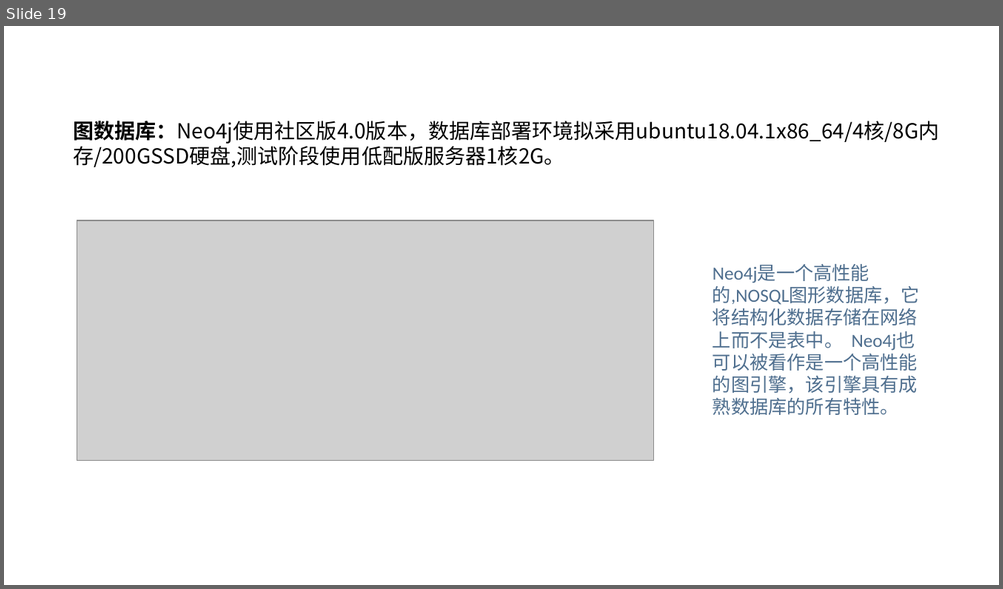
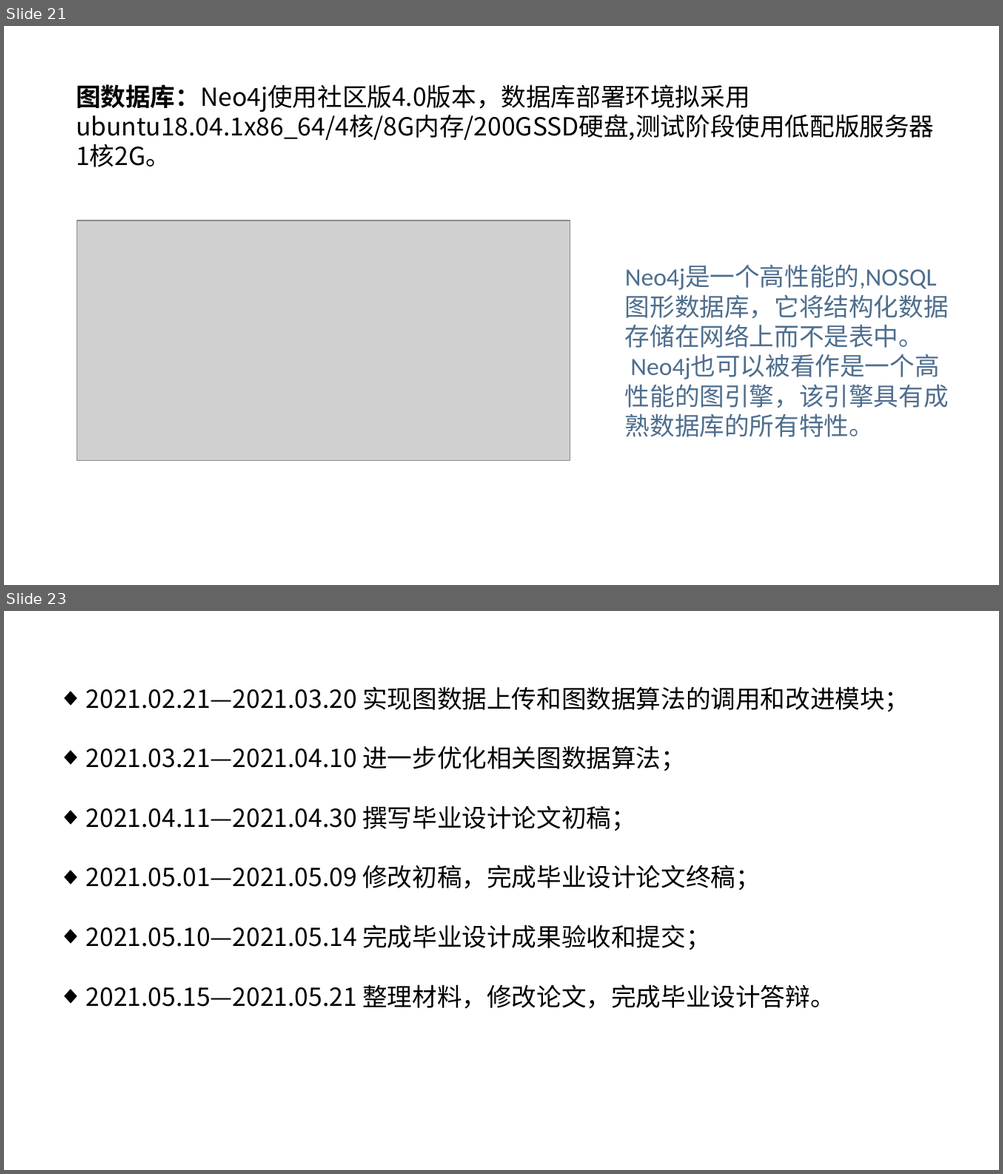
Before and after one commit to chendaye/Interview_xmind, a slide deck: graduate/开题报告-陈小龙.pptx. Shown one above the other, each under a label of ours: slide 19 before the commit, slides 21 and 23 after it; the slides between them are not shown. The pictures are 1003x589 and 1003x1174 pixels, drawn with LibreOffice and Linux fonts; fonts in the diff are those of the drawing; grey boxes stand for pictures. Boxes give left, top, right and bottom in pixels: in the first picture for what was removed or moved away, otherwise in the second. Text is boxed around its words. In the diff, an @@ line names an element or a change of style, - is before the commit and + after.

```diff
--- a/graduate/开题报告-陈小龙.pptx
+++ b/graduate/开题报告-陈小龙.pptx
@@ slide 23 added at <box>4,611,999,1170</box>, background #FFFFFF @@
@@ text added at <box>86,686,909,1009</box>, 24 pt, text #000000 @@
+◆ 2021.02.21—2021.03.20 实现图数据上传和图数据算法的调用和改进模块；
+◆ 2021.03.21—2021.04.10 进一步优化相关图数据算法；
+◆ 2021.04.11—2021.04.30 撰写毕业设计论文初稿；
+◆ 2021.05.01—2021.05.09 修改初稿，完成毕业设计论文终稿；
+◆ 2021.05.10—2021.05.14 完成毕业设计成果验收和提交；
+◆ 2021.05.15—2021.05.21 整理材料，修改论文，完成毕业设计答辩。
@@ what was slide 19 is now slide 21 @@
@@ slide 21 changed as well @@
@@ text "图数据库：Neo4j使用社区版4.0版本，数据库部署环境拟采用ubuntu18.04.1x86_64/4核/8G内存/2 ...": place and size @@
-text "图数据库：Neo4j使用社区版4.0版本，数据库部署环境拟采用ubuntu18.04.1x86_64/4核/8G内存/2 ..." at <box>73,121,939,167</box>
+text "图数据库：Neo4j使用社区版4.0版本，数据库部署环境拟采用ubuntu18.04.1x86_64/4核/8G内存/2 ..." at <box>76,84,933,167</box>
@@ text "图数据库：Neo4j使用社区版4.0版本，数据库部署环境拟采用ubuntu18.04.1x86_64/4核/8G内存/2 ..." at <box>76,84,933,167</box>: size 20 to 24 pt @@
@@ picture: place and size @@
-picture at <box>77,221,654,461</box>
+picture at <box>77,221,570,461</box>
@@ text "Neo4j是一个高性能的,NOSQL图形数据库，它将结构化数据存储在网络上而不是表中。 Neo4j也可以被看作是一个高性 ...": place and size @@
-text "Neo4j是一个高性能的,NOSQL图形数据库，它将结构化数据存储在网络上而不是表中。 Neo4j也可以被看作是一个高性 ..." at <box>712,283,919,415</box>
+text "Neo4j是一个高性能的,NOSQL图形数据库，它将结构化数据存储在网络上而不是表中。 Neo4j也可以被看作是一个高性 ..." at <box>625,266,948,437</box>
@@ text "Neo4j是一个高性能的,NOSQL图形数据库，它将结构化数据存储在网络上而不是表中。 Neo4j也可以被看作是一个高性 ..." at <box>625,266,948,437</box>: size 18 to 24 pt @@
```
Also in this commit, not shown: 11 other slides changed, 8 other slides added, 5 slides removed.
